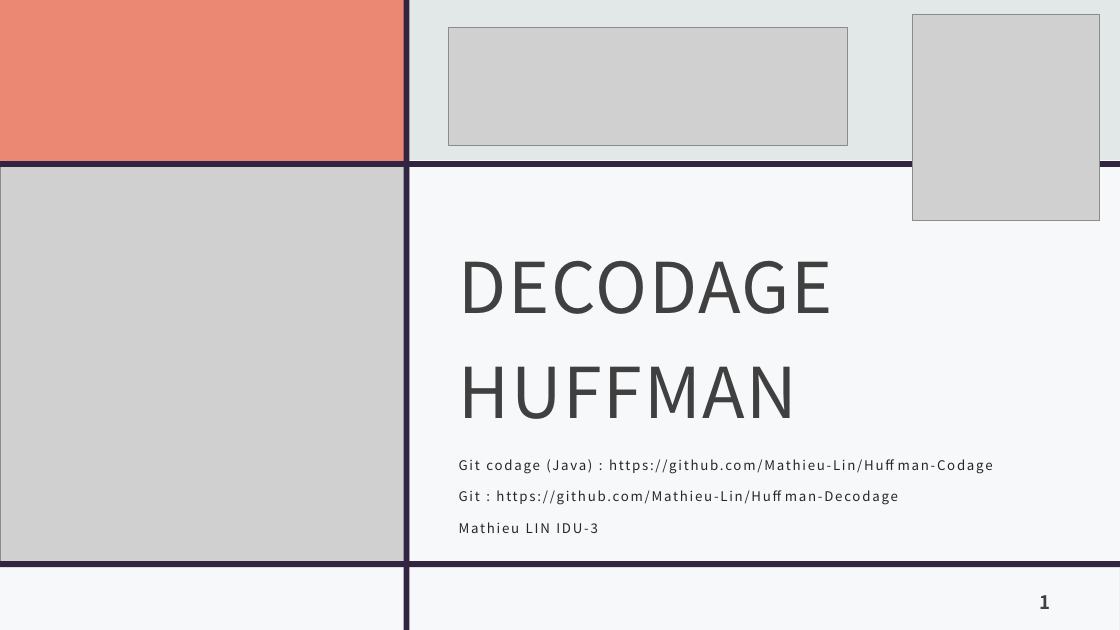
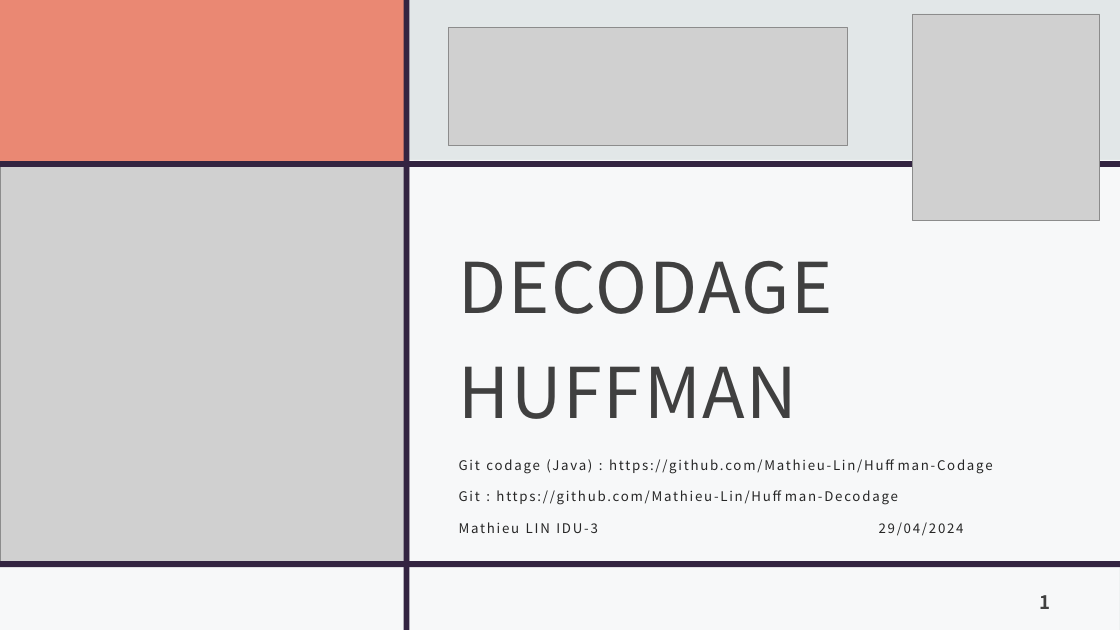
Before and after one commit to Mathieu-Lin/Huffman-Decodage, a slide deck: slide 1 of PresentationHuffmanDecodage.pptx. Drawn at 1120x630 pixels with LibreOffice and Linux fonts; fonts in the diff are those of the drawing; grey boxes stand for pictures. Boxes give left, top, right and bottom in pixels: in the first picture for what was removed or moved away, otherwise in the second. Text is boxed around its words. In the diff, an @@ line names an element or a change of style, - is before the commit and + after.

```diff
--- a/PresentationHuffmanDecodage.pptx
+++ b/PresentationHuffmanDecodage.pptx
@@ subtitle at <box>459,522,964,536</box>: text changed @@
-Mathieu LIN IDU-3
+Mathieu LIN IDU-3 29/04/2024
```
Also in this commit, not shown: 4 other slides changed, 17 slides added, 14 other files.
